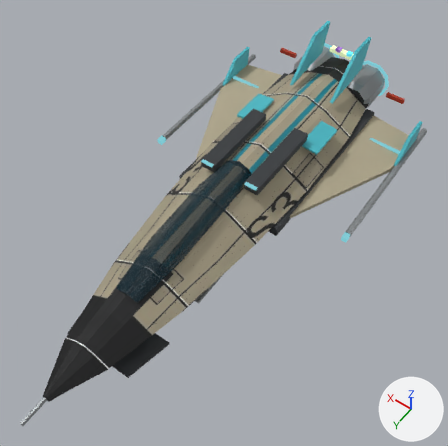
One commit to the glTF model public/assets/garage/frames/lance.glb: the scene before it, then after it.
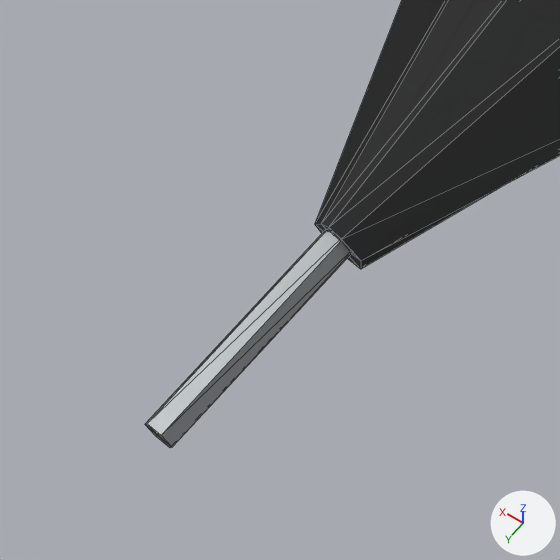
Old and new are each drawn whole from a 50 mm camera at (-3.27, 5.44, 6.9) aimed at (-0.2, 1.14, 0.15) and again close up on the part from 0% to 17% of the width and 82% to 99% of the height. Every picture has the same lights, and +X, +Y and +Z are marked at lower right. The older version's two pictures come first. The close-ups show mesh edges as thin lines. Where no turn or scale is listed for an object, it has been applied to the vertices. Vertices at exactly the same position are counted once.

The scene before the commit, as lines of its bpy script (objects in view):
```python
me_body_static = bpy.data.meshes.new('body_static')
me_body_static.from_pydata(...)  # 494 vertices, 880 faces; spans x -1.69..1.69, y -2.69..4.72, z -0.48..0.8
me_body_static.materials.append(mat_frame_trim)  # dark grey #3c3f42
me_body_static.materials.append(mat_frame_paint)  # picture img_lance_livery_512
me_body_static.materials.append(mat_frame_glass)  # dark cyan #19353f
me_body_static.materials.append(mat_frame_metal)  # grey #95999b
me_body_static.materials.append(mat_frame_lights)  # black #272727, glowing cyan #76c4ce
me_body_static.materials.append(mat_frame_accent)  # cyan #4bbcc8
me_body_static.materials.append(mat_te_boost)  # green #e3f3ba, glowing greyish green #b5c294
me_body_static.materials.append(mat_te_brake)  # red #a03019
me_body_static.materials.append(mat_te_gravity)  # cyan #61daf1, glowing cyan #4cadc0
me_body_static.materials.append(mat_te_power)  # purple #a26fcb, glowing dark purple #5c3e76
# before: 190 (0.01, 4.72, 0.07) at pixel (155, 436), 191 (0.03, 4.72, 0.1) at pixel (144, 424), 193 (-0.01, 4.72, 0.07) at pixel (169, 447), 195 (-0.03, 4.72, 0.1) at pixel (172, 447), 197 (-0.01, 4.72, 0.13) at pixel (161, 435)
# before: 199 (0.01, 4.72, 0.13) at pixel (147, 423), 201 (0.0, 4.72, 0.1) at pixel (158, 435)
ob_body_static = bpy.data.objects.new('body_static', me_body_static)
ob_body_static.location = (0.0, 0.0, 0.0)
```
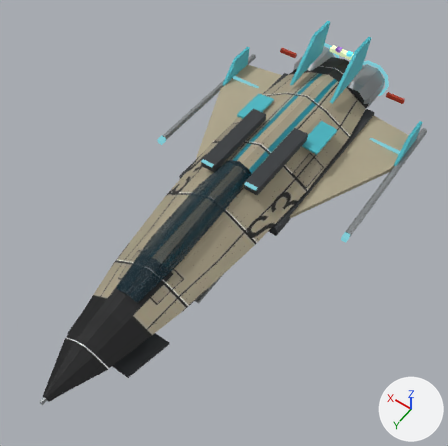
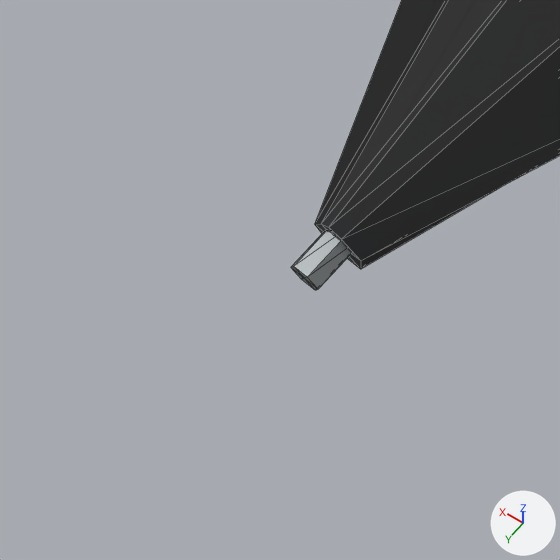
Boxes [x1, y1, x2, y2] around the edits, measured in the close-ups (560 x 560 px; the box of a moved part takes in the faces that stretch with it):
'body_static', reshaped
    before: [145, 0, 560, 448]
    after: [291, 0, 560, 290]
part 1 of me_body_static, moved or reshaped
    before: [145, 231, 352, 448]
    after: [291, 231, 352, 290]

The change in detail:
me_body_static is used by ob_body_static; location (0.0, 0.0, 0.0).
me_body_static had 494 vertices, 880 faces and spanned x -1.69..1.69, y -2.69..4.72, z -0.48..0.8.
me_body_static now has 494 vertices, 880 faces and spans x -1.69..1.69, y -2.69..4.42, z -0.48..0.8.
Part 1, on me_body_static:
Vertices 190, 191, 193, 195, 197, 199, 201 of me_body_static move by (0.0, -0.3, 0.0).
